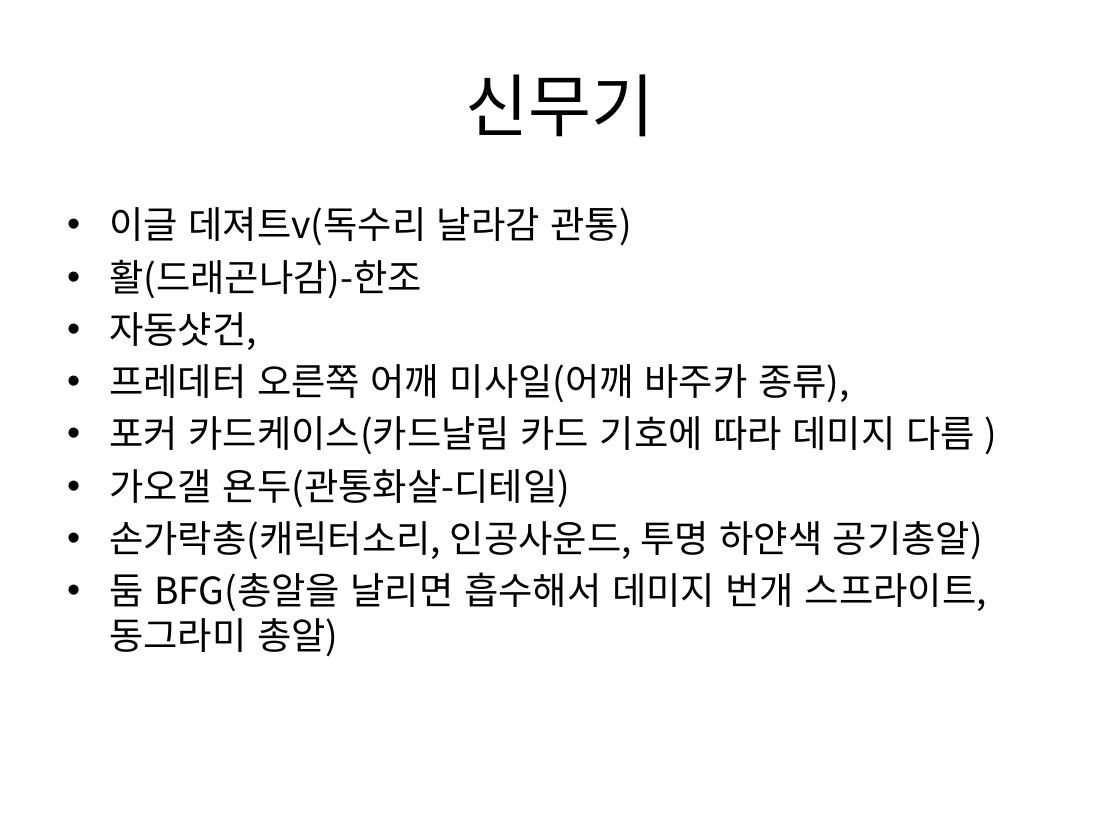
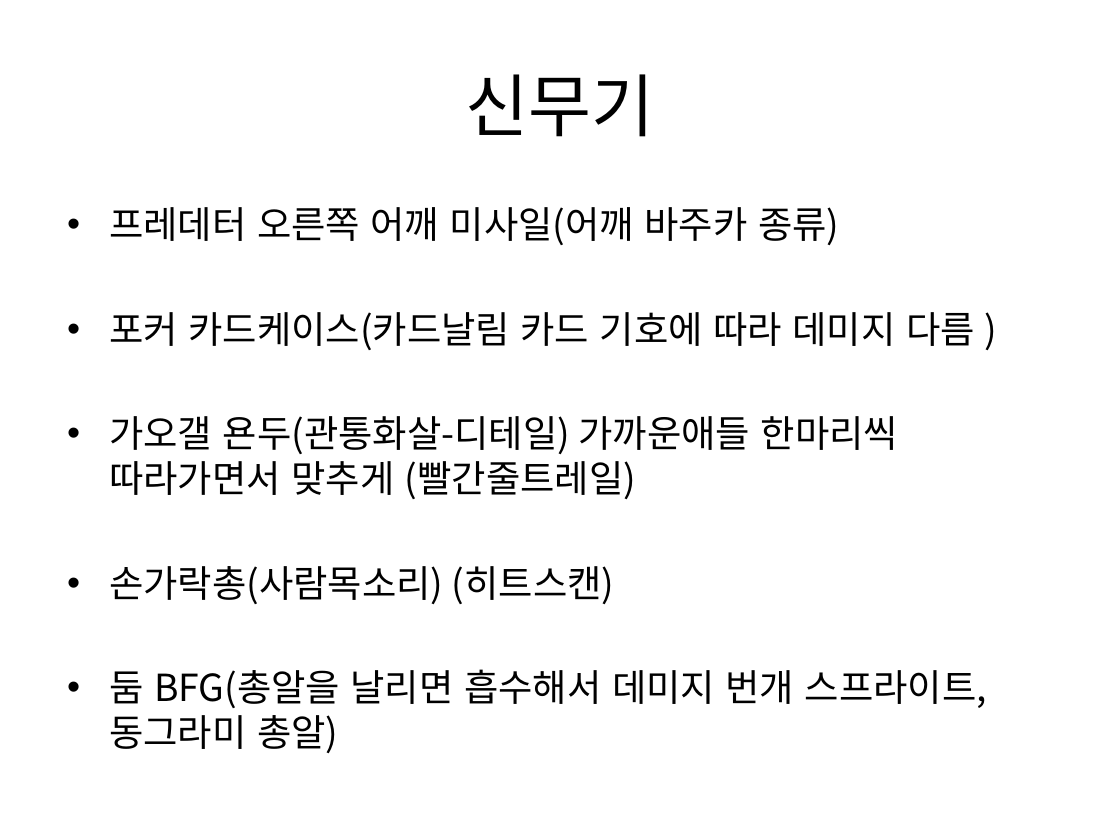
Before and after one commit to gkdlgndpdu/EscapeJail, a slide deck: slide 30 of EscapeJail/Assets/기획/스테이지1기획.pptx. Drawn at 1120x840 pixels with LibreOffice and Linux fonts; fonts in the diff are those of the drawing. Boxes give left, top, right and bottom in pixels: in the first picture for what was removed or moved away, otherwise in the second. Text is boxed around its words. In the diff, an @@ line names an element or a change of style, - is before the commit and + after.

```diff
--- a/EscapeJail/Assets/기획/스테이지1기획.pptx
+++ b/EscapeJail/Assets/기획/스테이지1기획.pptx
@@ text at (x1=109, y1=207, x2=839, y2=245): text changed @@
-• 이글 데져트v(독수리 날라감 관통)
-• 활(드래곤나감)-한조
-• 자동샷건,
-• 프레데터 오른쪽 어깨 미사일(어깨 바주카 종류),
+• 프레데터 오른쪽 어깨 미사일(어깨 바주카 종류)
@@ text at (x1=109, y1=416, x2=898, y2=604): text changed @@
-• 가오갤 욘두(관통화살-디테일)
-• 손가락총(캐릭터소리, 인공사운드, 투명 하얀색 공기총알)
+• 가오갤 욘두(관통화살-디테일) 가까운애들 한마리씩 따라가면서 맞추게 (빨간줄트레일)
+• 손가락총(사람목소리) (히트스캔)
```
Also in this commit, not shown: 10 other slides changed, 1 slide removed, 28 other files.
